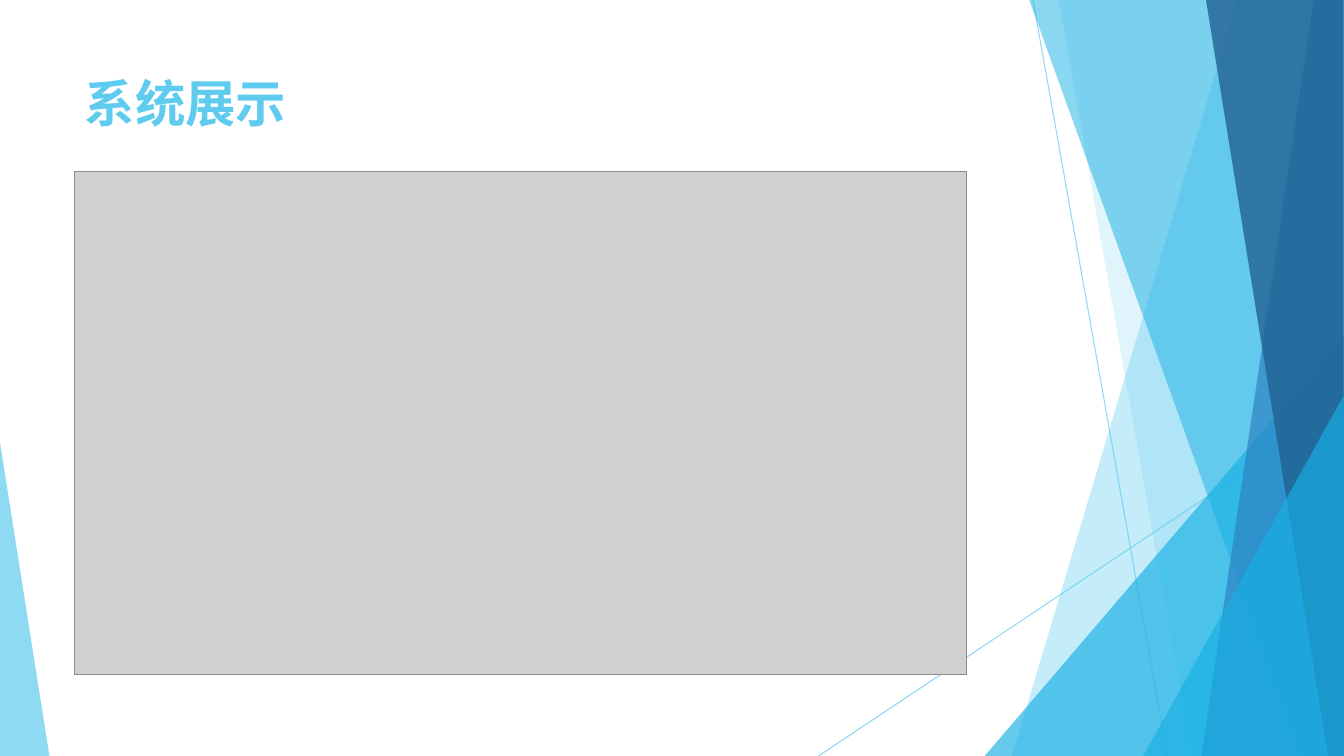
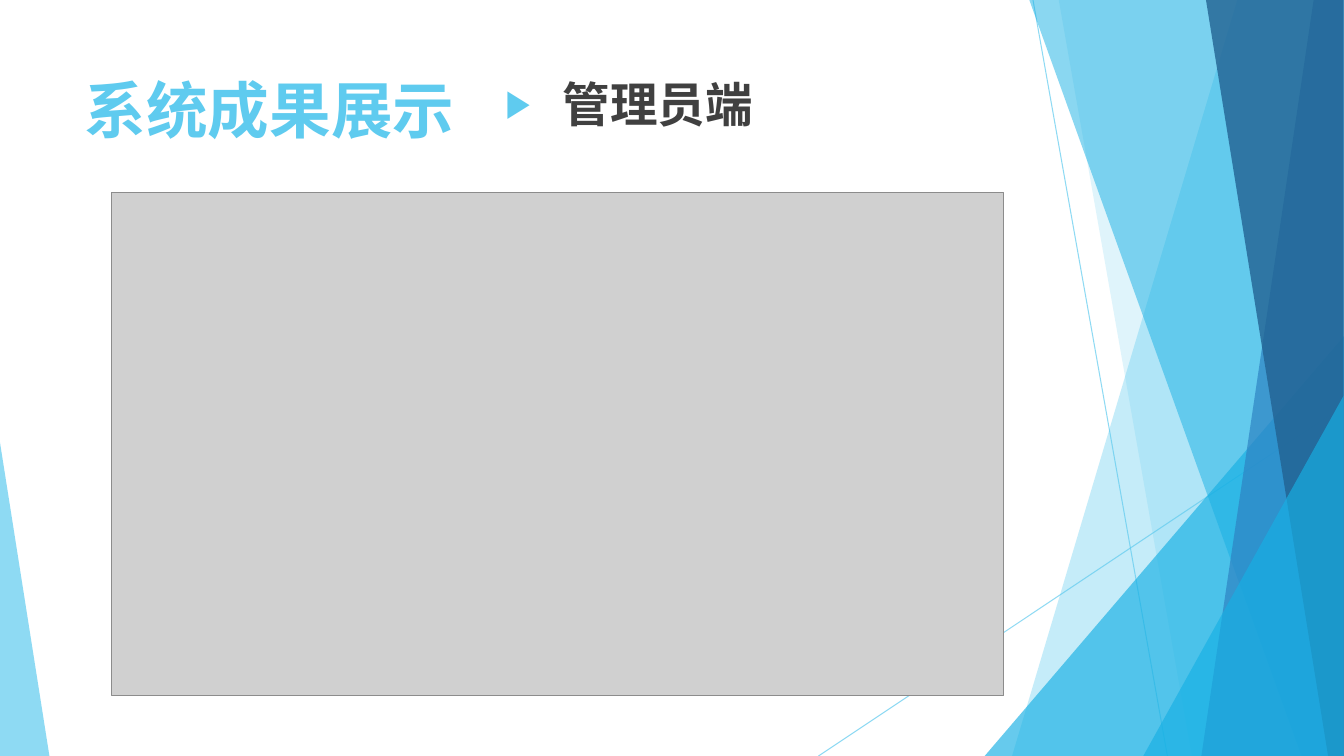
Before and after one commit to helloeda/smartBus, a slide deck: slide 12 of 毕业设计.pptx (slide 11 before the commit). Drawn at 1344x756 pixels with LibreOffice and Linux fonts; fonts in the diff are those of the drawing; grey boxes stand for pictures. Boxes give left, top, right and bottom in pixels: in the first picture for what was removed or moved away, otherwise in the second. Text is boxed around its words. In the diff, an @@ line names an element or a change of style, - is before the commit and + after.

```diff
--- a/毕业设计.pptx
+++ b/毕业设计.pptx
@@ text at <box>85,80,455,139</box>: text changed; size 36 to 44 pt @@
-系统展示
+系统成果展示
@@ text added at <box>563,81,753,127</box>, 34 pt, text #404040, bold @@
+      ▶ 管理员端
@@ picture: place and size @@
-picture at <box>75,171,967,676</box>
+picture at <box>112,193,1004,697</box>
```
Also in this commit, not shown: 9 other slides changed, 5 slides added, 3 slides removed, 19 other files.
